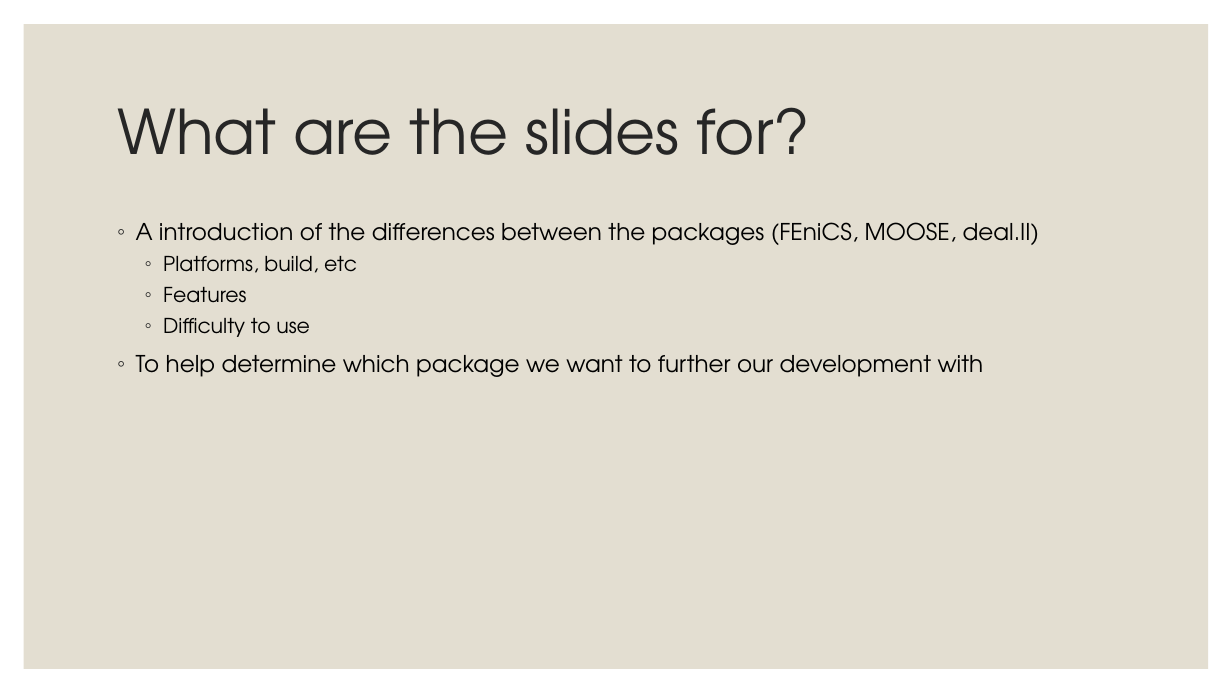
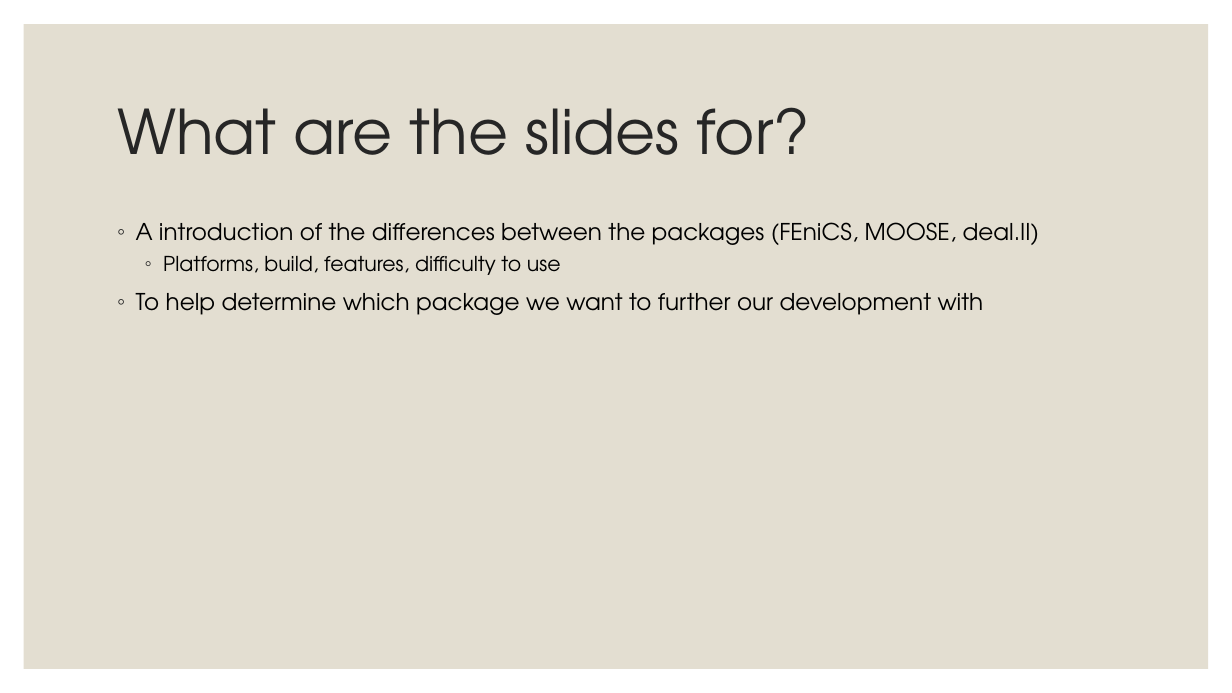
Before and after one commit to victor-dr-z/dealii-playground, a slide deck: slide 2 of docs/package-comparison.pptx. Drawn at 1232x693 pixels with LibreOffice and Linux fonts; fonts in the diff are those of the drawing. Boxes give left, top, right and bottom in pixels: in the first picture for what was removed or moved away, otherwise in the second. Text is boxed around its words. In the diff, an @@ line names an element or a change of style, - is before the commit and + after.

```diff
--- a/docs/package-comparison.pptx
+++ b/docs/package-comparison.pptx
@@ text at <box>163,256,561,275</box>: text changed @@
-  ◦ Platforms, build, etc
-  ◦ Features
-  ◦ Difficulty to use
+  ◦ Platforms, build, features, difficulty to use
```
Also in this commit, not shown: 2 other slides changed, 4 slides added, 3 other files.
